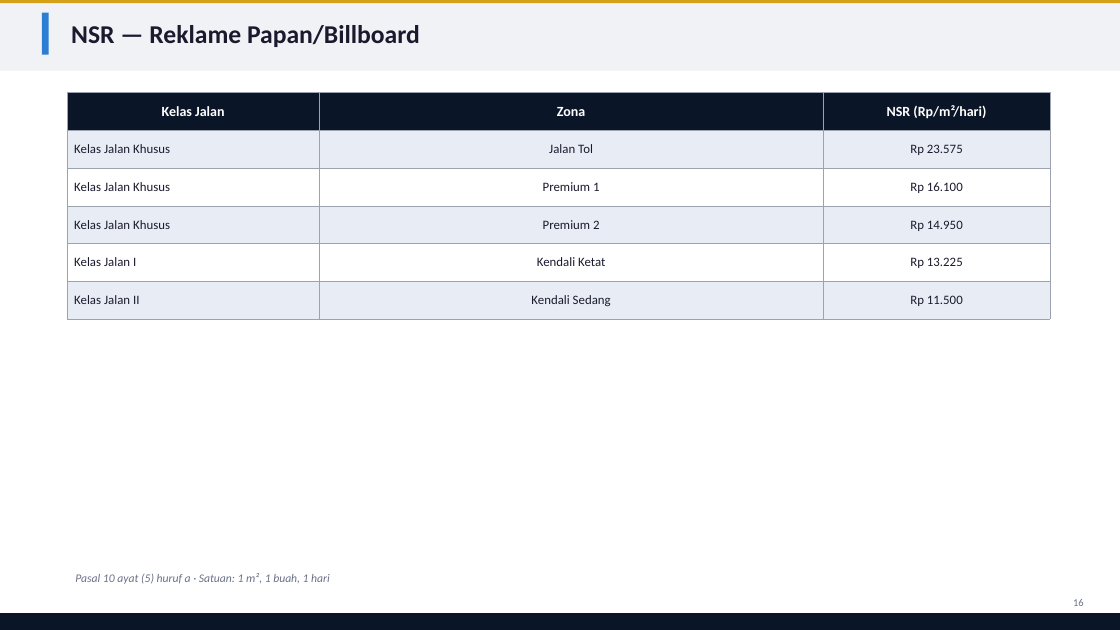
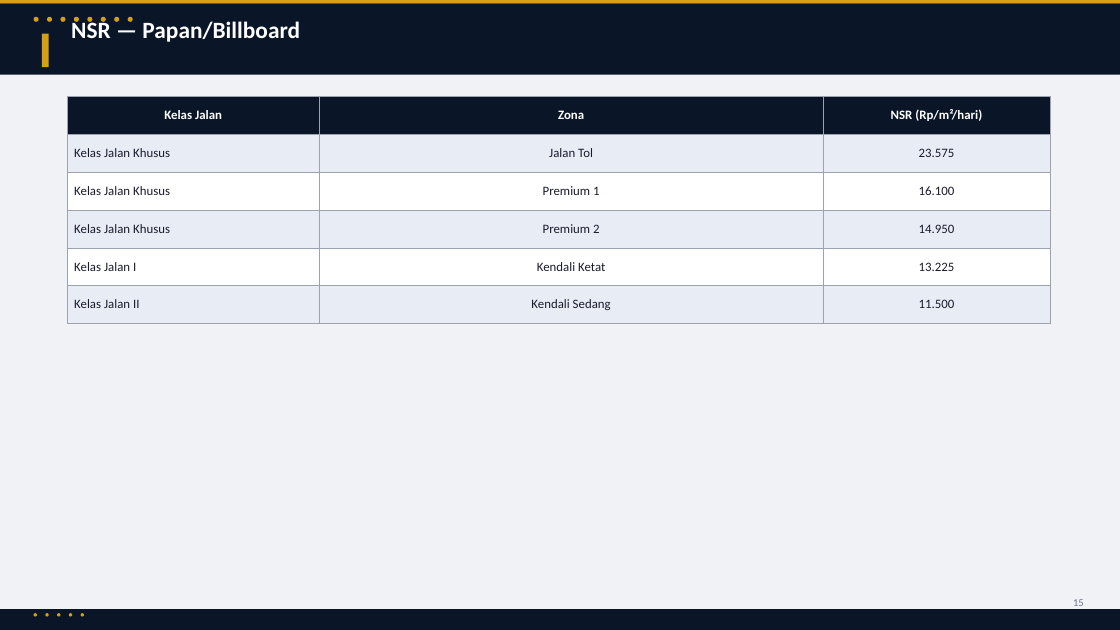
Before and after one commit to rahadiana/coba_ppt, a slide deck: slide 16 of Perwal_Bekasi_51_2024_Pajak_Reklame.pptx (slide 17 before the commit). Drawn at 1120x630 pixels with LibreOffice and Linux fonts; fonts in the diff are those of the drawing. Boxes give left, top, right and bottom in pixels: in the first picture for what was removed or moved away, otherwise in the second. Text is boxed around its words. In the diff, an @@ line names an element or a change of style, - is before the commit and + after.

```diff
--- a/Perwal_Bekasi_51_2024_Pajak_Reklame.pptx
+++ b/Perwal_Bekasi_51_2024_Pajak_Reklame.pptx
@@ background #FFFFFF to #F0F2F5 @@
@@ rectangle: place and size @@
-rectangle at (0,3,1120,71)
+rectangle at (0,3,1120,75)
@@ rectangle at (0,3,1120,75): fill #F0F2F5 to #0A1628 @@
@@ ellipse added at (34,17,39,22), fill #D4A017 @@
@@ ellipse added at (47,17,52,22), fill #D4A017 @@
@@ ellipse added at (60,17,66,22), fill #D4A017 @@
@@ text at (71,18,300,42): text changed; size 22 to 20 pt; text colour #1A1A2E to #FFFFFF @@
-NSR — Reklame Papan/Billboard
+NSR — Papan/Billboard
@@ ellipse added at (74,17,79,22), fill #D4A017 @@
@@ ellipse added at (87,17,92,22), fill #D4A017 @@
@@ ellipse added at (101,17,106,22), fill #D4A017 @@
@@ ellipse added at (114,17,119,22), fill #D4A017 @@
@@ ellipse added at (128,17,133,22), fill #D4A017 @@
@@ rectangle: place and size @@
-rectangle at (42,13,49,55)
+rectangle at (42,34,49,67)
@@ rectangle at (42,34,49,67): fill #2D7DD2 to #D4A017 @@
@@ table at (67,97,1050,314) @@
-row 2, column 3: Rp 23.575
+row 2, column 3: 23.575
-row 3, column 3: Rp 16.100
+row 3, column 3: 16.100
-row 4, column 3: Rp 14.950
+row 4, column 3: 14.950
-row 5, column 3: Rp 13.225
+row 5, column 3: 13.225
-row 6, column 3: Rp 11.500
+row 6, column 3: 11.500
@@ size 12 to 11 pt in "Kelas Jalan", "Zona", "NSR (Rp/m²/hari)" @@
@@ table: place and size @@
-table at (67,92,1050,310)
+table at (67,97,1050,314)
@@ text removed at (75,573,330,584) @@
-Pasal 10 ayat (5) huruf a · Satuan: 1 m², 1 buah, 1 hari
@@ text at (1073,599,1084,610): text changed @@
-16
+15
@@ rectangle: place and size @@
-rectangle at (0,613,1120,630)
+rectangle at (0,609,1120,630)
@@ ellipse added at (34,613,37,617), fill #D4A017 @@
@@ ellipse added at (45,613,49,617), fill #D4A017 @@
@@ ellipse added at (57,613,60,617), fill #D4A017 @@
@@ ellipse added at (69,613,72,617), fill #D4A017 @@
@@ ellipse added at (81,613,84,617), fill #D4A017 @@
```
Also in this commit, not shown: 23 other slides changed, 10 slides added, 26 slides removed, 1 other file.
